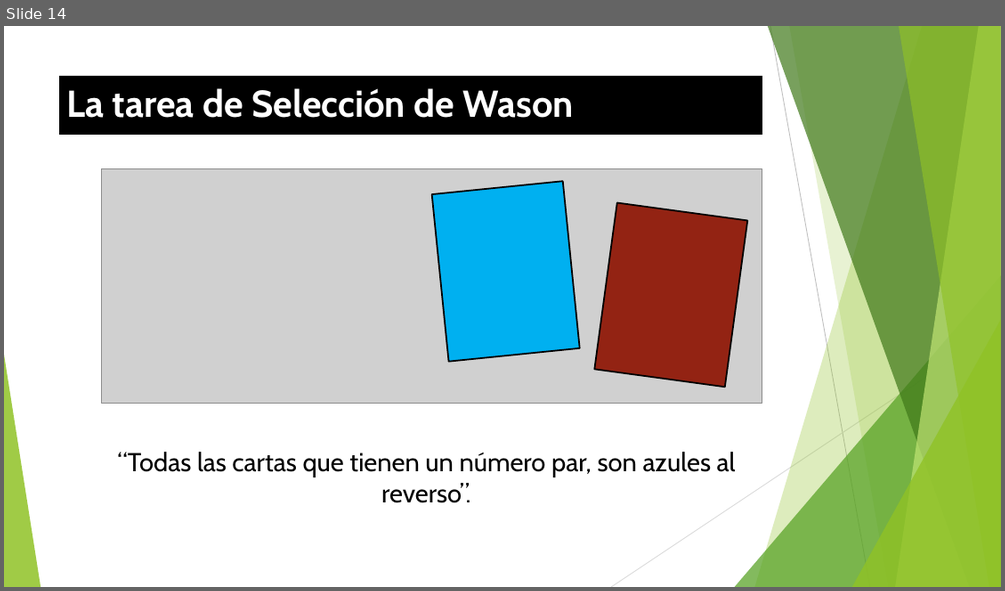
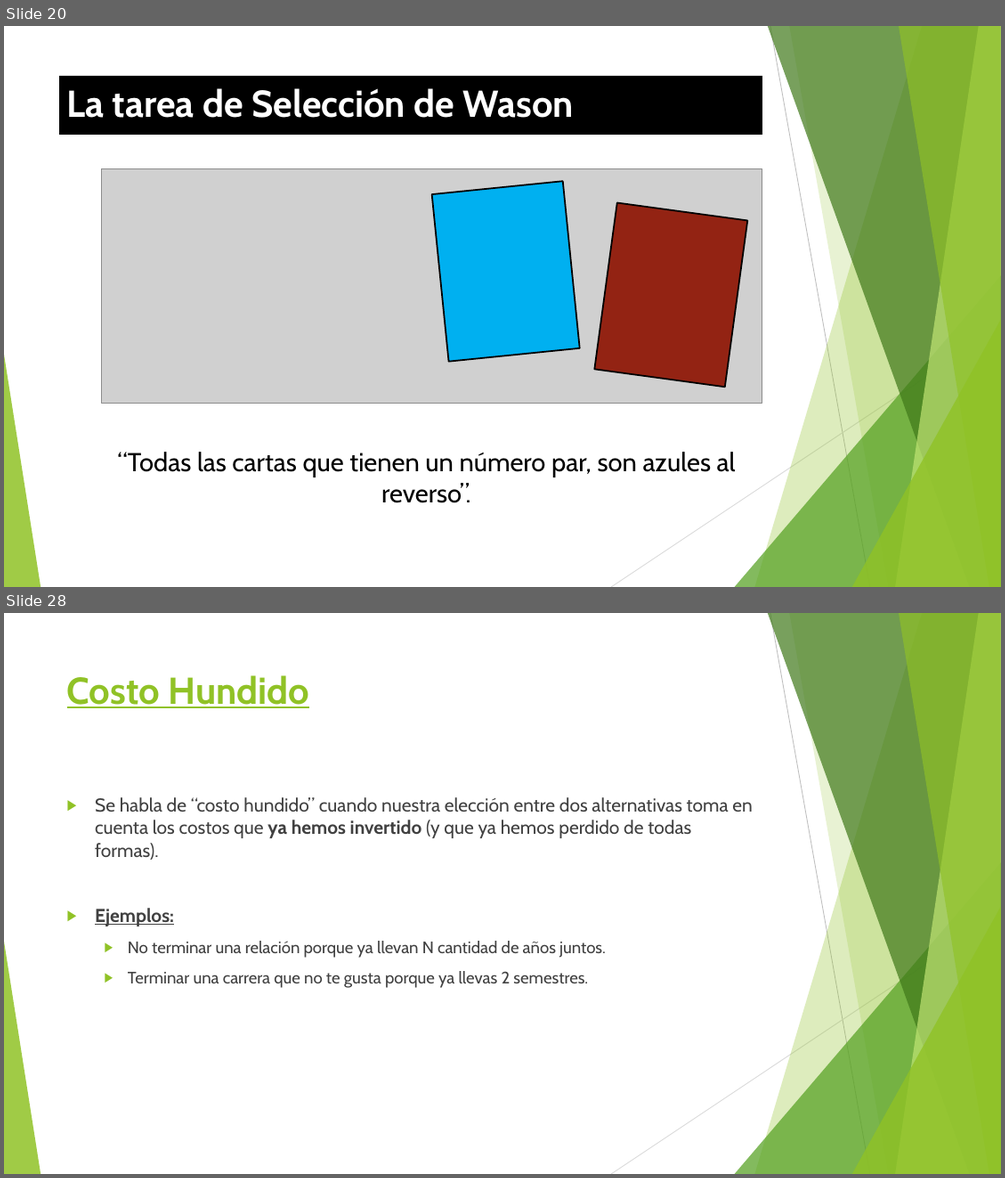
Before and after one commit to Adrifelcha/afchavez-019, a slide deck: JeanPiaget/Presentaciones/Bonus_Heuristios-Sesgos.pptx. Shown one above the other, each under a label of ours: slide 14 before the commit, slides 20 and 28 after it; the slides between them are not shown. The pictures are 1005x591 and 1005x1178 pixels, drawn with LibreOffice and Linux fonts; fonts in the diff are those of the drawing; grey boxes stand for pictures. Boxes give left, top, right and bottom in pixels: in the first picture for what was removed or moved away, otherwise in the second. Text is boxed around its words. In the diff, an @@ line names an element or a change of style, - is before the commit and + after.

```diff
--- a/JeanPiaget/Presentaciones/Bonus_Heuristios-Sesgos.pptx
+++ b/JeanPiaget/Presentaciones/Bonus_Heuristios-Sesgos.pptx
@@ slide 28 added at bbox=[4, 613, 1001, 1174], background #FFFFFF; not listed: 10 template elements that a slide beside it also shows @@
@@ title added at bbox=[67, 675, 310, 708], 36 pt, text #90C226, bold, underline @@
+Costo Hundido
@@ text added at bbox=[95, 797, 752, 988], 18 pt, text #404040 @@
+▶ Se habla de “costo hundido” cuando nuestra elección entre dos alternativas toma en cuenta los costos que ya hemos invertido (y que ya hemos perdido de todas formas).
+▶ Ejemplos:
+  ▶ No terminar una relación porque ya llevan N cantidad de años juntos.
+  ▶ Terminar una carrera que no te gusta porque ya llevas 2 semestres.
@@ what was slide 14 is now slide 20 @@
```
Also in this commit, not shown: 6 slides changed, 14 other slides added, 2 slides removed, 6 other files.
